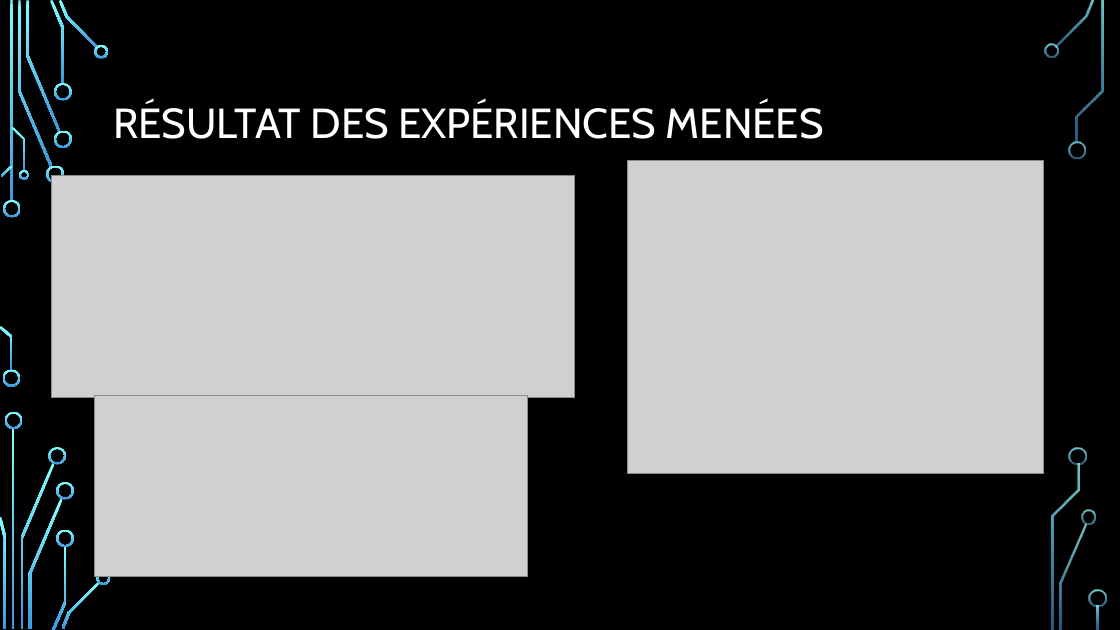
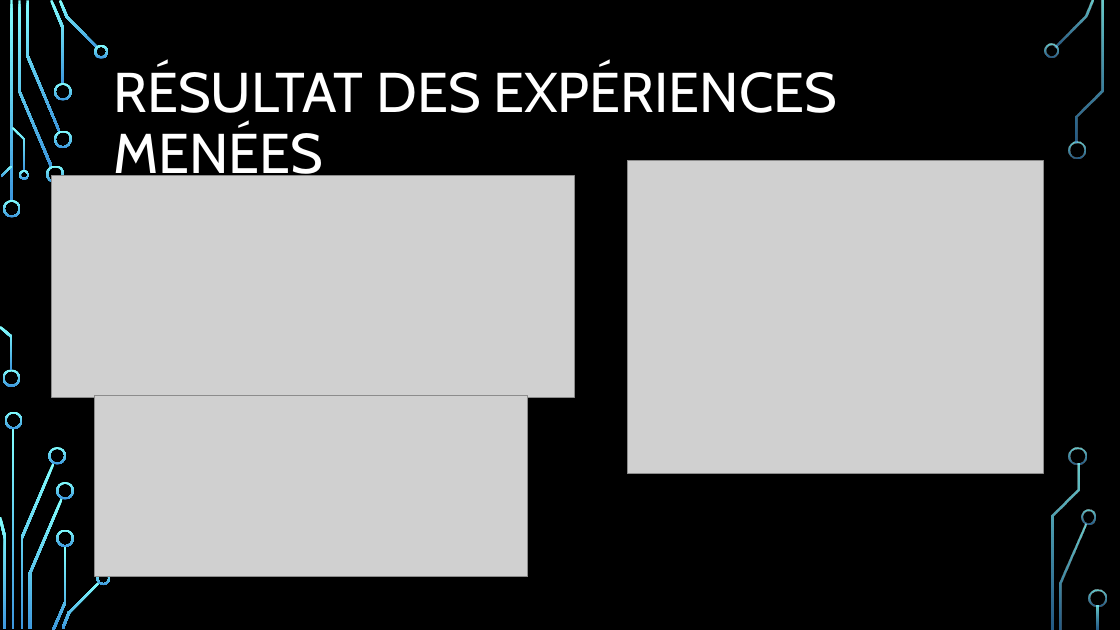
Before and after one commit to AE-L/Projet-SmartPatate, a slide deck: slide 3 of Projet smart-patate.pptx. Drawn at 1120x630 pixels with LibreOffice and Linux fonts; fonts in the diff are those of the drawing; grey boxes stand for pictures; background and template pictures are left out. Boxes give left, top, right and bottom in pixels: in the first picture for what was removed or moved away, otherwise in the second. Text is boxed around its words. In the diff, an @@ line names an element or a change of style, - is before the commit and + after.

```diff
--- a/Projet smart-patate.pptx
+++ b/Projet smart-patate.pptx
@@ title "RÉSULTAT DES EXPÉRIENCES MENÉES" at (113, 65, 837, 185): size 36 to 48 pt @@
```
Also in this commit, not shown: 4 other slides changed, 1 slide added, 1 other file.
